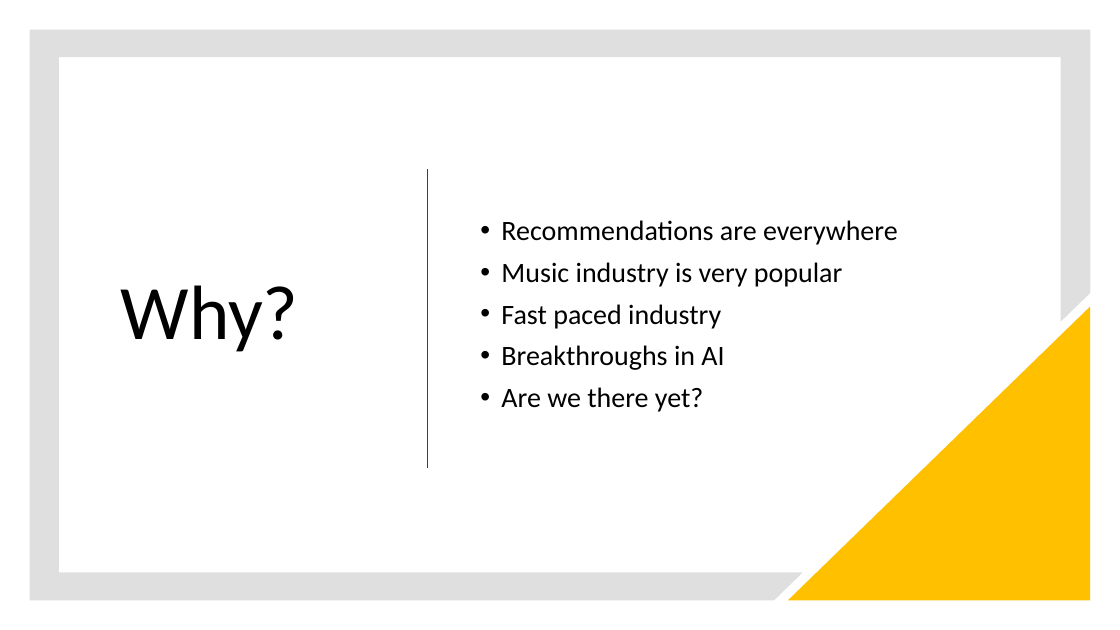
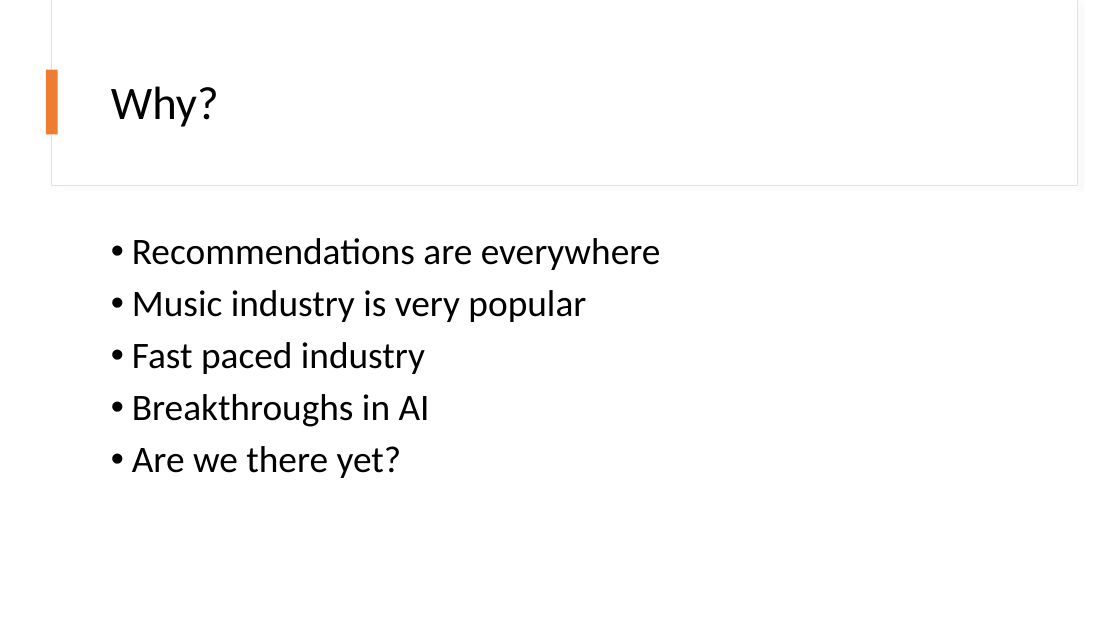
Before and after one commit to stenglx/seminar_ai, a slide deck: slide 2 of State-Of-The-Art Music Recommendation.pptx. Drawn at 1120x630 pixels with LibreOffice and Linux fonts; fonts in the diff are those of the drawing. Boxes give left, top, right and bottom in pixels: in the first picture for what was removed or moved away, otherwise in the second. Text is boxed around its words. In the diff, an @@ line names an element or a change of style, - is before the commit and + after.

```diff
--- a/State-Of-The-Art Music Recommendation.pptx
+++ b/State-Of-The-Art Music Recommendation.pptx
@@ freeform shape removed at box(29, 29, 1091, 601) @@
@@ rectangle added at box(51, 0, 1077, 186), fill #FFFFFF, outline #E1E1E1 0.75 pt @@
@@ rectangle added at box(52, 0, 1077, 185), fill #FFFFFF @@
@@ title "Why?": place and size @@
-title "Why?" at box(121, 285, 299, 352)
+title "Why?" at box(111, 86, 219, 127)
@@ title "Why?" at box(111, 86, 219, 127): size 66 to 40 pt; alignment right to left @@
@@ rectangle added at box(46, 70, 58, 134), fill #ED7D31 @@
@@ line removed from (428, 171) to (428, 468) @@
@@ text "Recommendations are everywhere": place and size @@
-text "Recommendations are everywhere" at box(501, 220, 898, 412)
+text "Recommendations are everywhere" at box(132, 238, 661, 478)
@@ text "Recommendations are everywhere" at box(132, 238, 661, 478): size 24 to 32 pt; vertical alignment middle to top @@
@@ right triangle removed at box(788, 307, 1091, 601) @@
```
Also in this commit, not shown: 4 other slides changed, 3 slides added, 1 slide removed.
